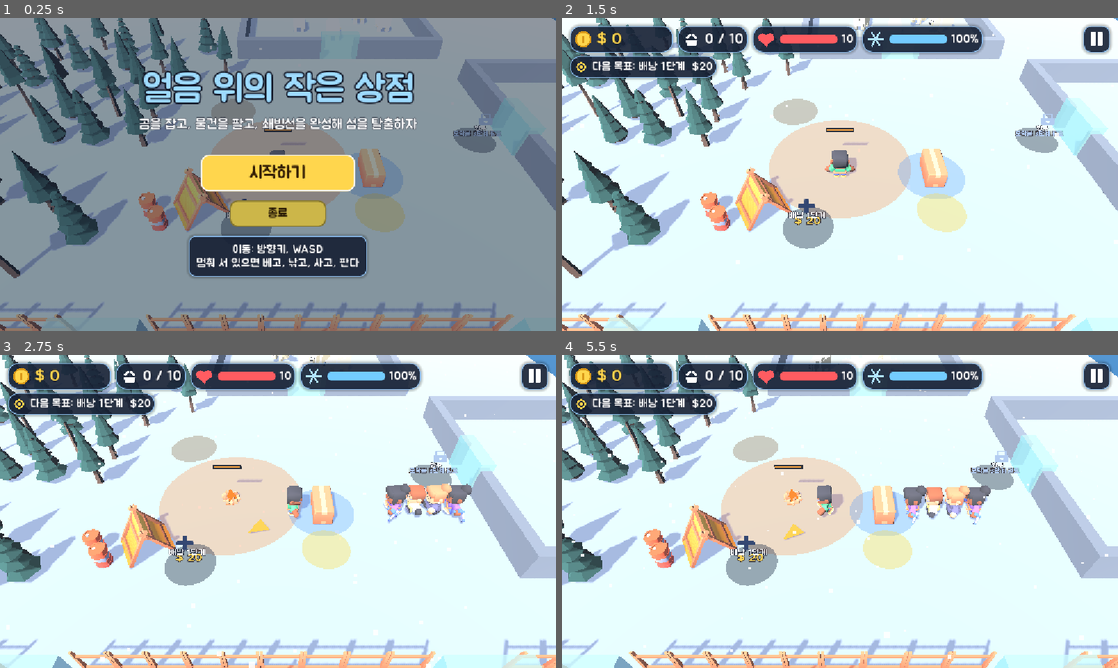
Above: before the commit, frames 1-4 (two rows, left to right).
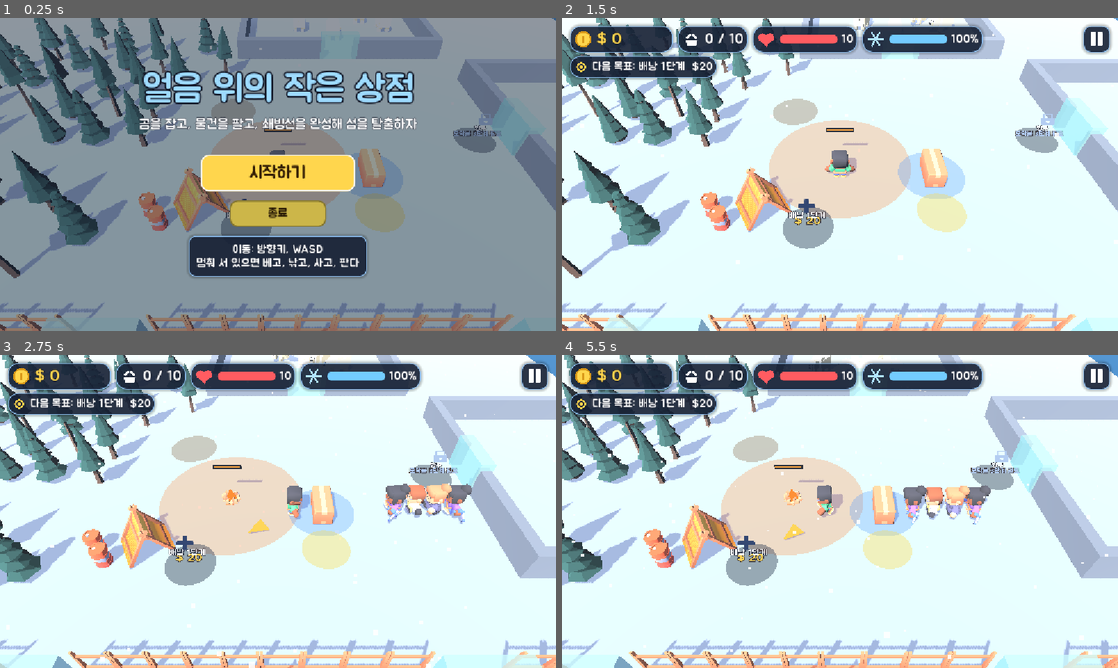
Above: after the commit, the same moments.

Repository: kimpro4214/FrostCamp
Game: Godot game, scene res://frost_camp/scenes/main.tscn
The game is run twice, just before and just after one commit, with the same random seed, the same clock (stepped at 60 frames per second) and the same inputs.
Inputs (mouse positions are in pixels of both pictures, inside the frame that each line leads up to):
- Up to frame 1 (0.25 s): no input
- Up to frame 2 (1.5 s): click "시작하기" at 0.5 s; click "건너뛰기" at 1.25 s
- Up to frame 3 (2.75 s): tap Enter (ui_accept) at 2, 2.27 s; move the mouse to (400, 495) at 2.02 s; hold D from 2.03 s (still down); tap 1 at 2.1 s; click (400, 495) at 2.17 s
- Up to frame 4 (5.5 s): release D at 2.75 s; drag from (728, 527) to (812, 574) at 2.77 s; move the mouse to (895, 442) at 3.52 s; hold D 3.53-4.25 s; tap 3 at 3.6 s; drag from (812, 574) to (673, 464) at 4.27 s; move the mouse to (1006, 558) at 5.02 s; hold A from 5.03 s (still down); tap 2 at 5.1 s; tap Enter (ui_accept) at 5.27 s

The runs differ from the first frame. In frame 1, less than 0.1% of the frame differs, in the area x 0-69%, y 7-99%; in frame 2, 0.5%, in the area x 0-90%, y 0-100%; in frame 3, 0.5%; in frame 4, 0.5%.

Commit message:
perf: 프로스트 캠프 해 그림자를 한 장으로 40m까지만 그리고 그림자 맵을 줄임

Diff:
--- a/frost_camp/scenes/main.tscn
+++ b/frost_camp/scenes/main.tscn
@@ -81,7 +81,8 @@
 shadow_enabled = true
 shadow_opacity = 0.75
 shadow_blur = 1.5
-directional_shadow_max_distance = 60.0
+directional_shadow_mode = 0
+directional_shadow_max_distance = 40.0
 
 [node name="Ground" type="MeshInstance3D" parent="." groups=["nav_source"]]
 mesh = SubResource("PlaneMesh_ground")
--- a/project.godot
+++ b/project.godot
@@ -38,3 +38,5 @@
 renderer/rendering_method="gl_compatibility"
 renderer/rendering_method.mobile="gl_compatibility"
 textures/vram_compression/import_etc2_astc=true
+lights_and_shadows/directional_shadow/size=2048
+lights_and_shadows/directional_shadow/soft_shadow_filter_quality=1
